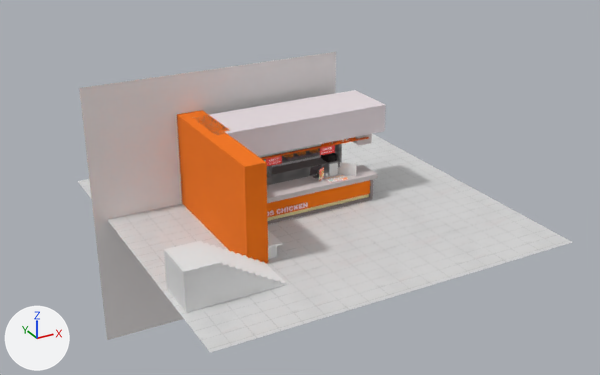
The FBX model Assets/_resources/3D models/Vignette #1/Toxos Chicken/Toxos Chicken_Inside/ToxosChiken.fbx, before and after one commit.
Rendered twice from a 50 mm camera at (39.4, -59.8, 41.5) aimed at (80.4, 14.9, 4.1). Lighting does not change. The marker at lower left points along +X, +Y and +Z. Where no turn or scale is listed for an object, it has been applied to the vertices. Vertices at the same position are counted once.
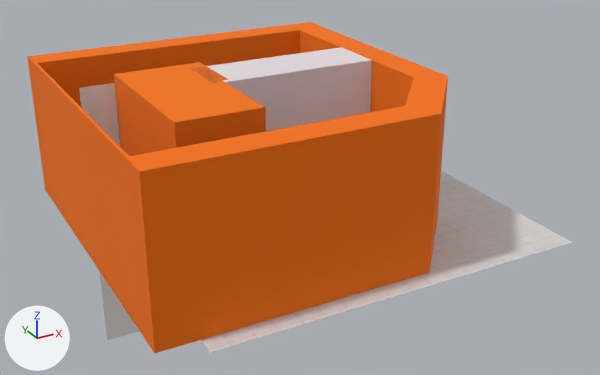
Where the change shows, as pixel boxes [x1, y1, x2, y2] in the pictures (600 x 375 px; the box of a moved part takes in the faces that stretch with it):
'Cover', added (orange)
    after: [27, 22, 448, 353]
'Cube.031', reshaped
    before: [177, 110, 268, 264]
    after: [114, 62, 266, 156]
'Cube.008', mesh rescaled
    before: [194, 90, 386, 156]
    after: [195, 47, 383, 131]
'Cube.042', deleted
    before: [268, 246, 277, 259]
part 1 of me_cube_037, moved or reshaped
    before: [177, 111, 268, 264]
    after: [114, 63, 266, 156]
part 2 of me_cube_037, moved or reshaped
    before: [197, 110, 229, 131]
    after: [194, 62, 228, 81]
part 3 of me_cube_068, recoloured
    before: [268, 231, 282, 248]
part 5 of me_cube_064, built on
    before: [164, 241, 285, 312]
part 6 of me_cube_064, recoloured
    before: [183, 262, 286, 313]
'Plane.004', unchanged, covered by the edit
    before: [78, 134, 572, 352]
    after: [201, 171, 572, 352]
'Plane.027', unchanged, covered by the edit
    before: [79, 52, 336, 340]
    after: [79, 83, 139, 340]
'Cube.005', unchanged, covered by the edit
    before: [267, 165, 378, 224]
'Cube.043', unchanged, covered by the edit
    before: [267, 180, 370, 221]

Patch to the scene script:
```diff
--- a/Assets/_resources/3D models/Vignette #1/Toxos Chicken/Toxos Chicken_Inside/ToxosChiken.fbx.py
+++ b/Assets/_resources/3D models/Vignette #1/Toxos Chicken/Toxos Chicken_Inside/ToxosChiken.fbx.py
@@ me_cube_037 @@
 me_cube_037.from_pydata(...)  # 16 vertices, 14 faces; spans x -3.3..-0.3, y -10.8..6.6, z -1.0..10.8
 # used by ob_cube_031; location = (72.61, 16.17, 1.45)
+# me_cube_037 part 1: all 3 vertices in x -3.3, y -10.8..6.6, z 10.8 are moved by (-6.6, 0.0, 5.4)
+# me_cube_037 part 2: all 5 vertices in x -1.0..-0.3, y -10.8..6.6, z 10.8 are moved by (0.0, 0.0, 5.4)
 me_cube_037.materials.append(mat_palette)
@@ me_cube_011 @@
 me_cube_011.from_pydata(...)  # 8 vertices, 6 faces; spans x -10.6..10.2, y -1.0..5.4, z -1.0..2.2
 # used by ob_cube_008; location = (81.05, 15.5, 10.04)
+# me_cube_011 part 4: the whole mesh is scaled about its middle by (1, 1, 2.72), then moved by (0.0, 0.0, 2.7)
 me_cube_011.materials.append(mat_palette)
@@ me_cube_064 @@
 # used by ob_cube_045; location = (70.09, 3.13, 1.52); scale = (1.0, 2.39, 0.603)
-me_cube_064.from_pydata(...)  # 48 vertices, 26 faces; spans x -9.03..1.0, y -1.0..1.0, z -1.0..6.85
+me_cube_064.from_pydata(...)  # 136 vertices, 114 faces; spans x -11.61..1.0, y -1.44..1.0, z -1.0..6.85
+# me_cube_064 part 5: 24 vertices moved from x -9.03..1.0, y -1.0, z -1.0..6.85 to x -9.03..1.0, y -1.44, z -1.0..6.85; 88 vertices added at x -11.61..1.0, y -1.39..0.95, z -1.0..6.85
+# me_cube_064 part 6: 2 faces spanning x -9.03..1.0, y -1.44..1.0, z -1.0..6.85 switch from no material to mat_palette (picture img_1024_palette_png)
@@ me_cube_068 @@
 # used by ob_cube_047; location = (72.43, 8.96, 2.99)
-me_cube_068.from_pydata(...)  # 8 vertices, 6 faces; spans x -1.0..1.0, y -3.16..3.16, z -0.1..0.1
+me_cube_068.from_pydata(...)  # 24 vertices, 18 faces; spans x -1.0..1.0, y -3.16..3.16, z -1.54..0.1
+# me_cube_068 part 3: 6 faces spanning x -1.0..1.0, y -3.16..3.16, z -0.1..0.1 switch from no material to mat_palette (picture img_1024_palette_png)
@@ me_cube_066 @@
+me_cube_066.from_pydata(...)  # 38 vertices, 36 faces; spans x 48.7..84.8, y -2.9..35.2, z 8.2..24.4
+# faces by material slot: [35, 1]
+me_cube_066.materials.append(mat_palette)  # picture img_1024_palette_png
+me_cube_066.materials.append(mat_glass)  # cyan #bedee7
@@ ob_cube_042 @@
-ob_cube_042 = bpy.data.objects.new('Cube.042', me_cube_031)
-ob_cube_042.location = (72.43, 6.22, 2.17)
@@ ob_cover @@
+ob_cover = bpy.data.objects.new('Cover', me_cube_066)
+ob_cover.location = (7.75, -0.87, -6.78)
```
